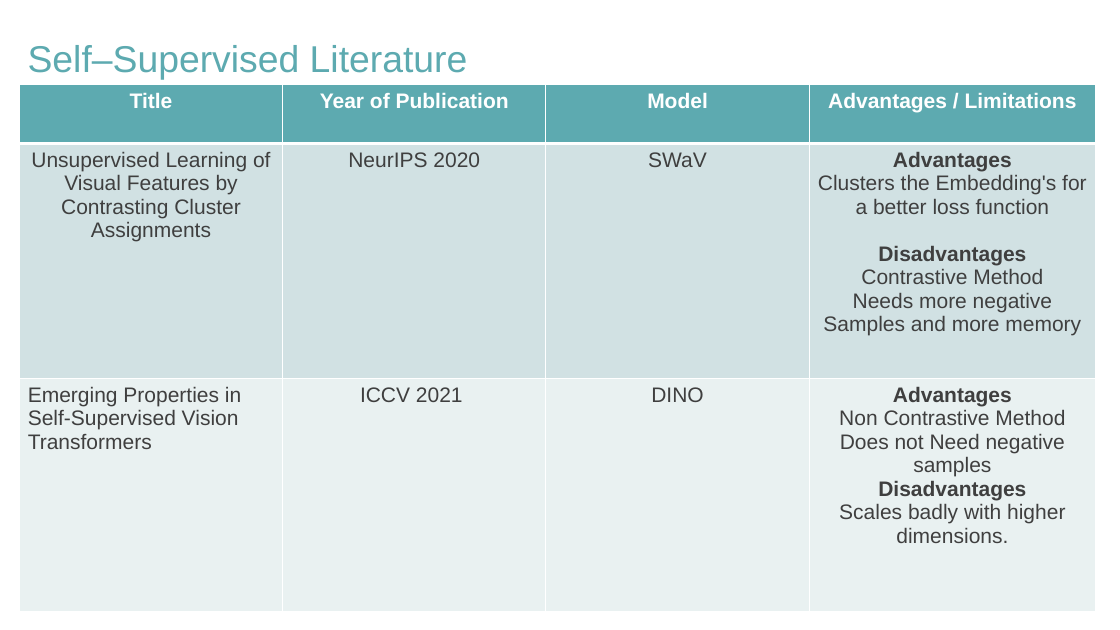
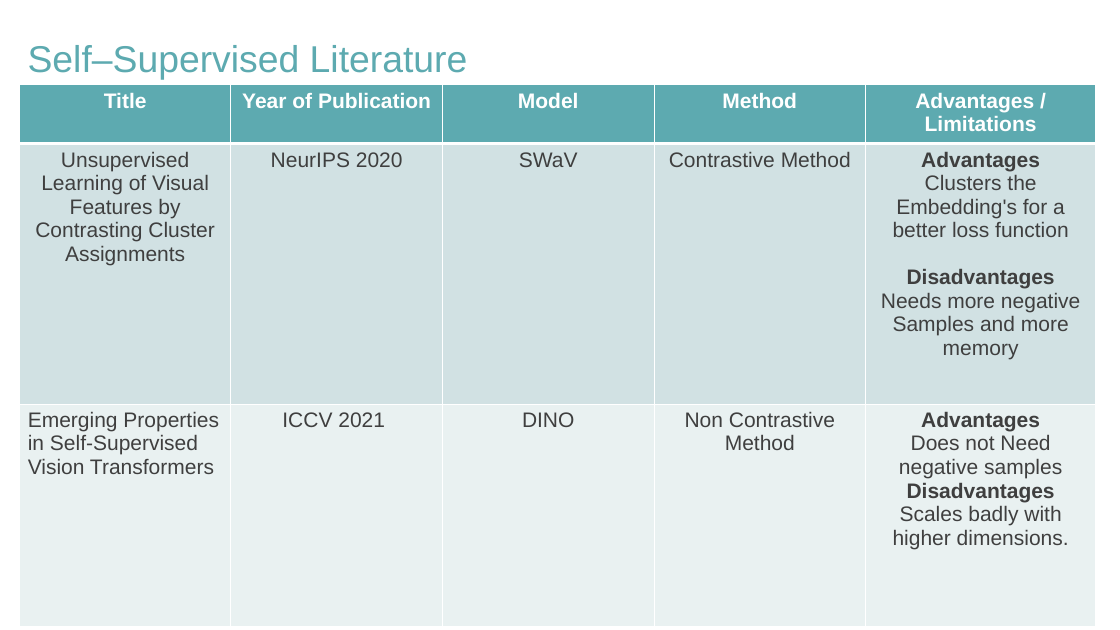
Before and after one commit to Dineswar11/dretino, a slide deck: slide 20 of Mini_Project_.pptx (slide 19 before the commit). Drawn at 1120x630 pixels with LibreOffice and Linux fonts; fonts in the diff are those of the drawing. Boxes give left, top, right and bottom in pixels: in the first picture for what was removed or moved away, otherwise in the second. Text is boxed around its words. In the diff, an @@ line names an element or a change of style, - is before the commit and + after.

```diff
--- a/Mini_Project_.pptx
+++ b/Mini_Project_.pptx
@@ table at box(19, 85, 1096, 627) @@
-column 4: Advantages / Limitations | Advantages / Clusters the Embedding's for a better loss function / Disadvantages / Contrastive Method / Needs more negative Samples and more memory | Advantages / Non Contrastive Method / Does not Need negative samples / Disadvantages / Scales badly with higher dimensions.
+column 4: Method | Contrastive Method | Non Contrastive Method
+column 5: Advantages / Limitations | Advantages / Clusters the Embedding's for a better loss function / Disadvantages / Needs more negative Samples and more memory | Advantages / Does not Need negative samples / Disadvantages / Scales badly with higher dimensions.
```
Also in this commit, not shown: 1 other slide changed, 2 slides added, 1 slide removed, 16 other files.
